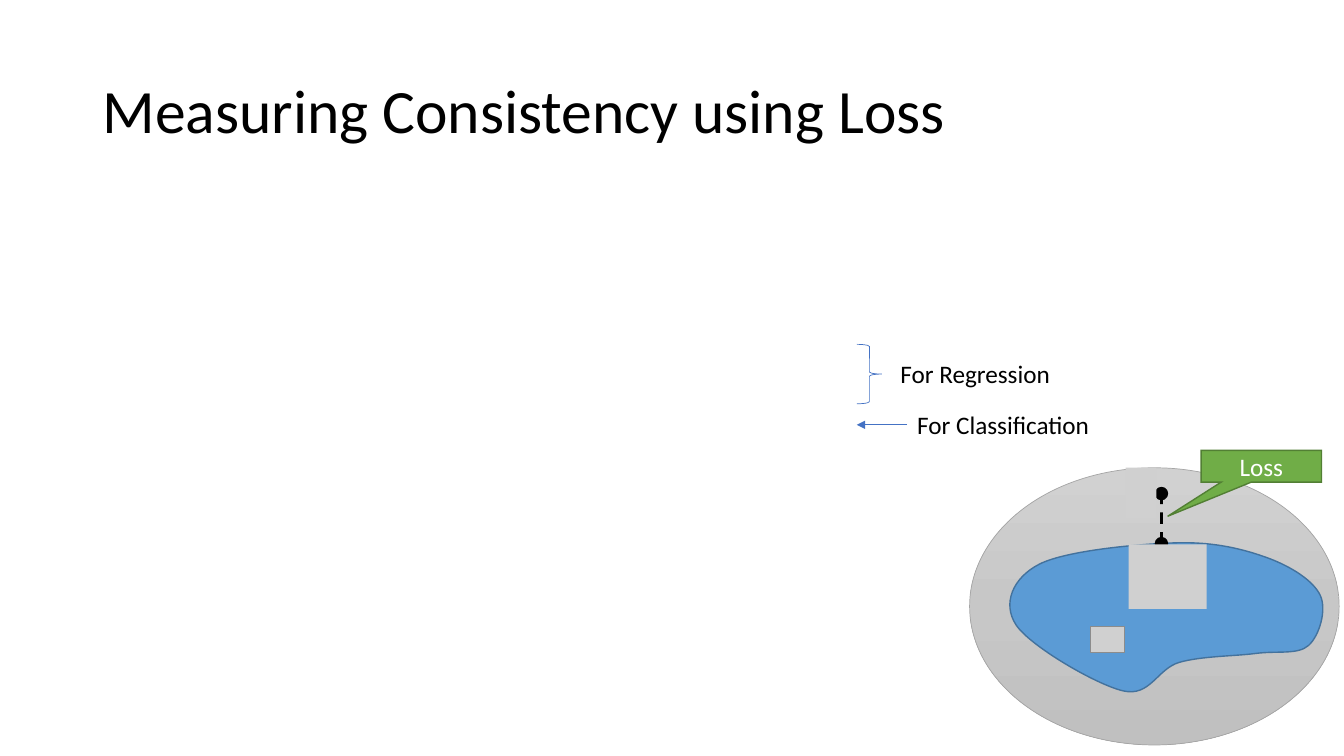
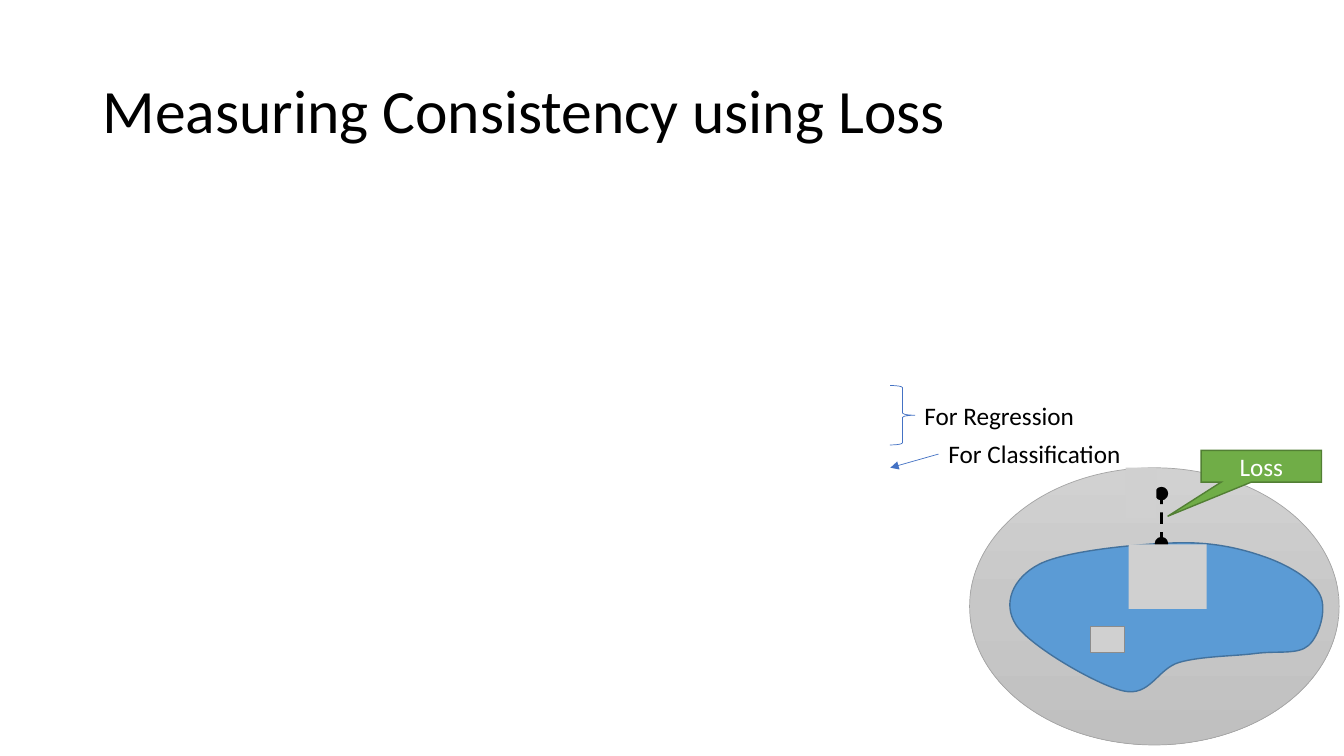
Before and after one commit to mhahsler/CS7320-AI, a slide deck: slide 10 of slides/19_ML_intro.pptx (slide 9 before the commit). Drawn at 1344x756 pixels with LibreOffice and Linux fonts; fonts in the diff are those of the drawing; grey boxes stand for pictures. Boxes give left, top, right and bottom in pixels: in the first picture for what was removed or moved away, otherwise in the second. Text is boxed around its words. In the diff, an @@ line names an element or a change of style, - is before the commit and + after.

```diff
--- a/slides/19_ML_intro.pptx
+++ b/slides/19_ML_intro.pptx
@@ right brace: place and size @@
-right brace at (857,345,882,404)
+right brace at (890,385,915,445)
@@ text "For Regression": place and size @@
-text "For Regression" at (900,365,1050,388)
+text "For Regression" at (924,407,1074,430)
@@ text "For Classification": place and size @@
-text "For Classification" at (917,416,1089,435)
+text "For Classification" at (948,445,1120,464)
@@ arrow moved from (907, 424) - (857, 424) to (939, 455) - (890, 468) @@
```
Also in this commit, not shown: 13 other slides changed, 1 slide added, 1 other file.
